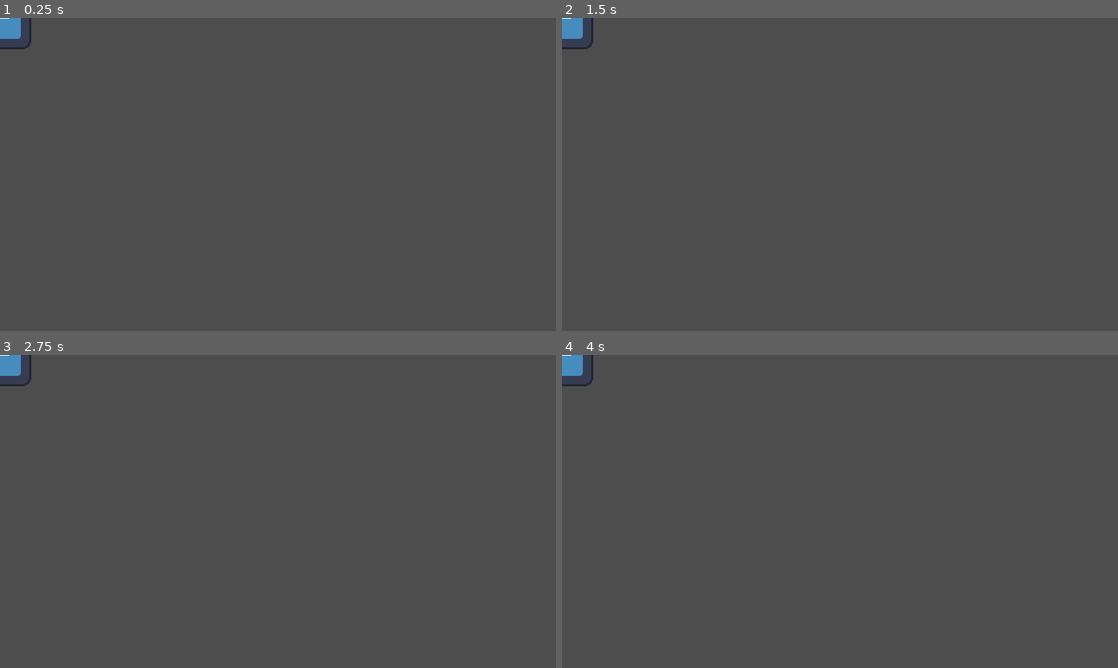
Above: before the commit, frames 1-4 (two rows, left to right).
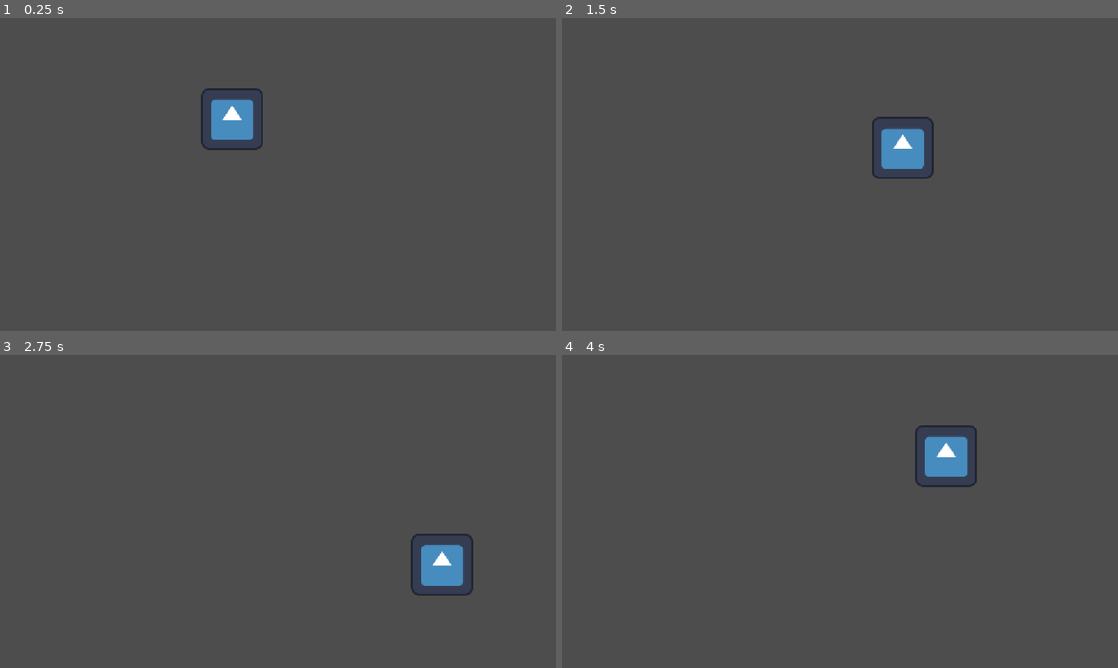
Above: after the commit, the same moments.

Repository: DevLucasOnly/DevLucasOnly-SurviveGD-Prototipo-de-Sobrevivencia-2D
Game: Godot game, scene res://scenes/cena_2d.tscn
Two runs of this game, one before a commit and one after it. Both use one fixed random seed, a clock stepped at 60 frames per second and the inputs below. The engine's default icon, where the game draws it, is replaced by a stand-in: a white triangle on a blue panel in a dark square.
Inputs:
- Up to frame 1 (0.25 s): no input
- Up to frame 2 (1.5 s): tap Enter at 0.5 s; hold D (move_right, bound only after the commit) 0.53-1.28 s; hold S (move_down, bound only after the commit) from 1.28 s (still down)
- Up to frame 3 (2.75 s): release S (move_down, bound only after the commit) at 2.03 s; hold D (move_right, bound only after the commit) from 2.03 s (still down)
- Up to frame 4 (4 s): release D (move_right, bound only after the commit) at 2.78 s; hold W (move_up, bound only after the commit) 2.78-3.53 s; hold A (move_left, bound only after the commit) from 3.53 s (still down)

The runs differ from the first frame. In frame 1, 1.6% of the frame differs, in the area x 0-48%, y 0-43%; in frame 2, 1.6%, in the area x 0-67%, y 0-52%; in frame 3, 1.6%; in frame 4, 1.6%.

Commit message:
Implementa script de movimentação vetorial e Input Map

Diff:
--- a/project.godot
+++ b/project.godot
@@ -20,6 +20,29 @@
 window/stretch/mode="canvas_items"
 window/stretch/aspect="expand"
 
+[input]
+
+move_left={
+"deadzone": 0.2,
+"events": [Object(InputEventKey,"resource_local_to_scene":false,"resource_name":"","device":-1,"window_id":0,"alt_pressed":false,"shift_pressed":false,"ctrl_pressed":false,"meta_pressed":false,"pressed":false,"keycode":0,"physical_keycode":65,"key_label":0,"unicode":97,"location":0,"echo":false,"script":null)
+]
+}
+move_right={
+"deadzone": 0.2,
+"events": [Object(InputEventKey,"resource_local_to_scene":false,"resource_name":"","device":-1,"window_id":0,"alt_pressed":false,"shift_pressed":false,"ctrl_pressed":false,"meta_pressed":false,"pressed":false,"keycode":0,"physical_keycode":68,"key_label":0,"unicode":100,"location":0,"echo":false,"script":null)
+]
+}
+move_up={
+"deadzone": 0.2,
+"events": [Object(InputEventKey,"resource_local_to_scene":false,"resource_name":"","device":-1,"window_id":0,"alt_pressed":false,"shift_pressed":false,"ctrl_pressed":false,"meta_pressed":false,"pressed":false,"keycode":0,"physical_keycode":87,"key_label":0,"unicode":119,"location":0,"echo":false,"script":null)
+]
+}
+move_down={
+"deadzone": 0.2,
+"events": [Object(InputEventKey,"resource_local_to_scene":false,"resource_name":"","device":-1,"window_id":0,"alt_pressed":false,"shift_pressed":false,"ctrl_pressed":false,"meta_pressed":false,"pressed":false,"keycode":0,"physical_keycode":83,"key_label":0,"unicode":115,"location":0,"echo":false,"script":null)
+]
+}
+
 [physics]
 
 3d/physics_engine="Jolt Physics"
--- a/scenes/cena_2d.tscn
+++ b/scenes/cena_2d.tscn
@@ -1,6 +1,7 @@
 [gd_scene format=3 uid="uid://k4l4cem25ra1"]
 
 [ext_resource type="Texture2D" uid="uid://c3n21xv1tocil" path="res://icon.svg" id="1_hm63v"]
+[ext_resource type="Script" uid="uid://c7m4o7cacraer" path="res://scripts/player.gd" id="1_i0ldb"]
 
 [sub_resource type="RectangleShape2D" id="RectangleShape2D_snp6e"]
 size = Vector2(124, 125)
@@ -8,10 +9,12 @@
 [node name="Cena2D" type="Node2D" unique_id=1515892480]
 
 [node name="Player" type="CharacterBody2D" parent="." unique_id=1449373304]
+script = ExtResource("1_i0ldb")
 
 [node name="Sprite2D" type="Sprite2D" parent="Player" unique_id=691460397]
+position = Vector2(481, 209)
 texture = ExtResource("1_hm63v")
 
 [node name="CollisionShape2D" type="CollisionShape2D" parent="Player" unique_id=431914994]
-position = Vector2(0, 0.5)
+position = Vector2(481, 210)
 shape = SubResource("RectangleShape2D_snp6e")
--- /dev/null
+++ b/scripts/player.gd
@@ -0,0 +1,8 @@
+extends CharacterBody2D
+
+@export var speed: float = 300.0
+
+func _physics_process(_delta: float) -> void:
+	var input_direction = Input.get_vector("move_left", "move_right", "move_up", "move_down")
+	velocity = input_direction * speed
+	move_and_slide()
Not shown, added: scripts/player.gd.uid
